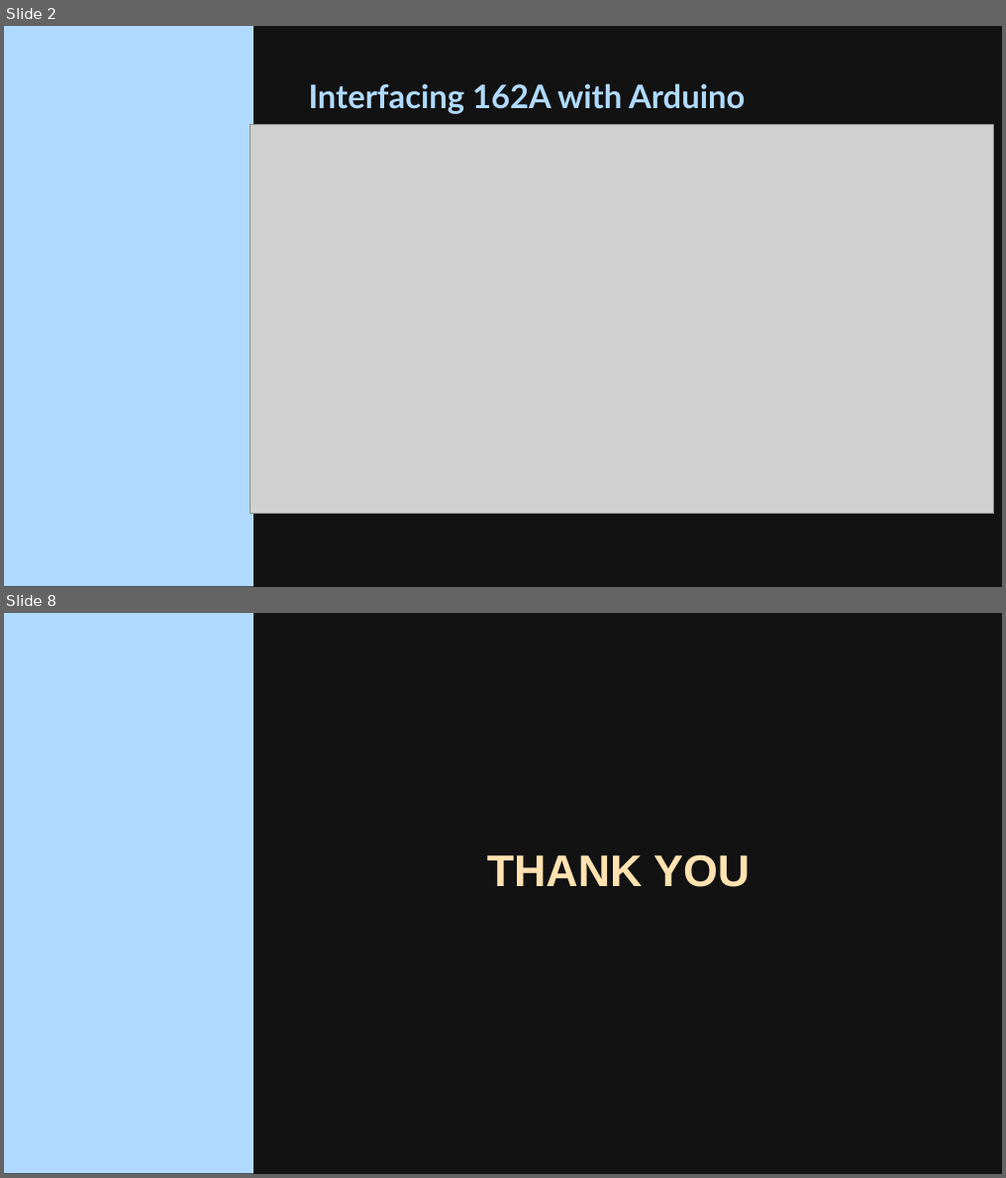
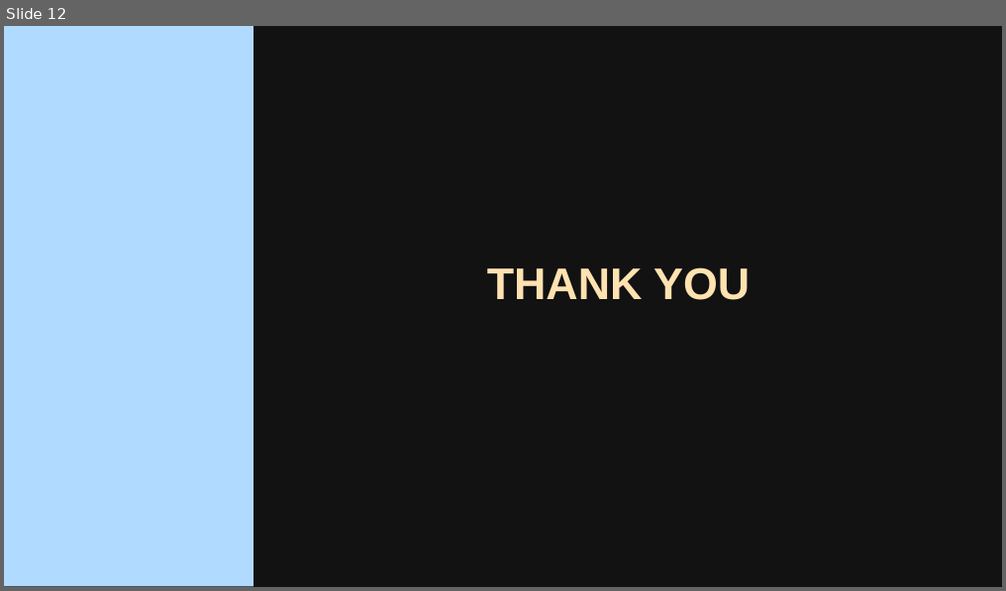
Before and after one commit to mohulmgeorge/embedded-systems, a slide deck: Presentations/AVR Live Class 13.pptx. Shown one above the other, each under a label of ours: slides 2 and 8 before the commit, slide 12 after it; the slides between them are not shown. The pictures are 1006x1178 and 1006x591 pixels, drawn with LibreOffice and Linux fonts; fonts in the diff are those of the drawing; grey boxes stand for pictures; background and template pictures are left out. Boxes give left, top, right and bottom in pixels: in the first picture for what was removed or moved away, otherwise in the second. Text is boxed around its words. In the diff, an @@ line names an element or a change of style, - is before the commit and + after.

```diff
--- a/Presentations/AVR Live Class 13.pptx
+++ b/Presentations/AVR Live Class 13.pptx
@@ slide 2 removed at <box>4,26,1002,587</box>, background picture (left out); not listed: 1 template element that a slide beside it also shows @@
@@ title removed at <box>309,83,745,114</box> @@
-Interfacing 162A with Arduino
@@ picture removed at <box>251,125,994,514</box> @@
@@ what was slide 8 is now slide 12 @@
```
Also in this commit, not shown: 1 slide changed, 10 slides added, 5 other slides removed, 19 other files.
